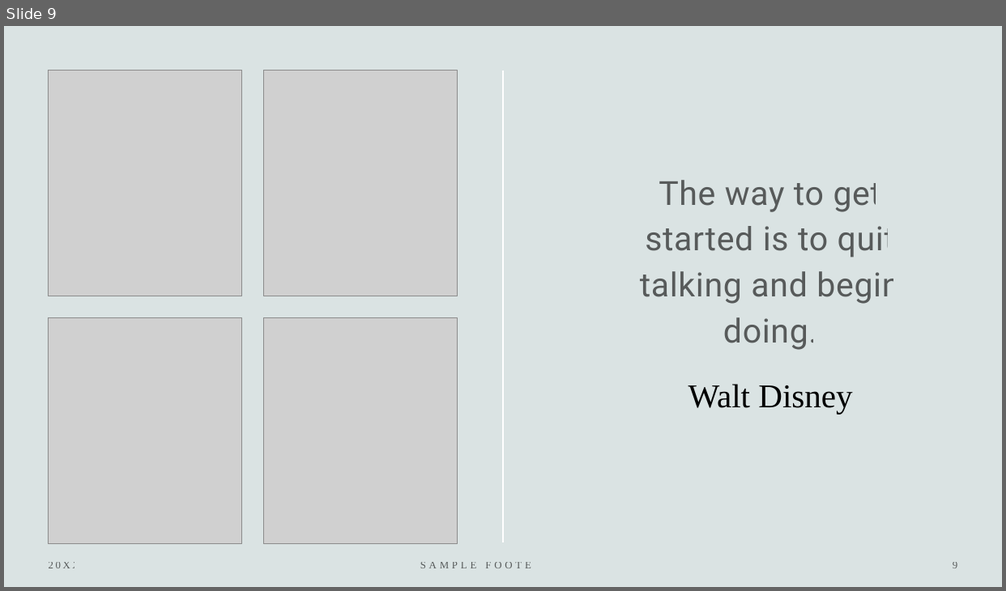
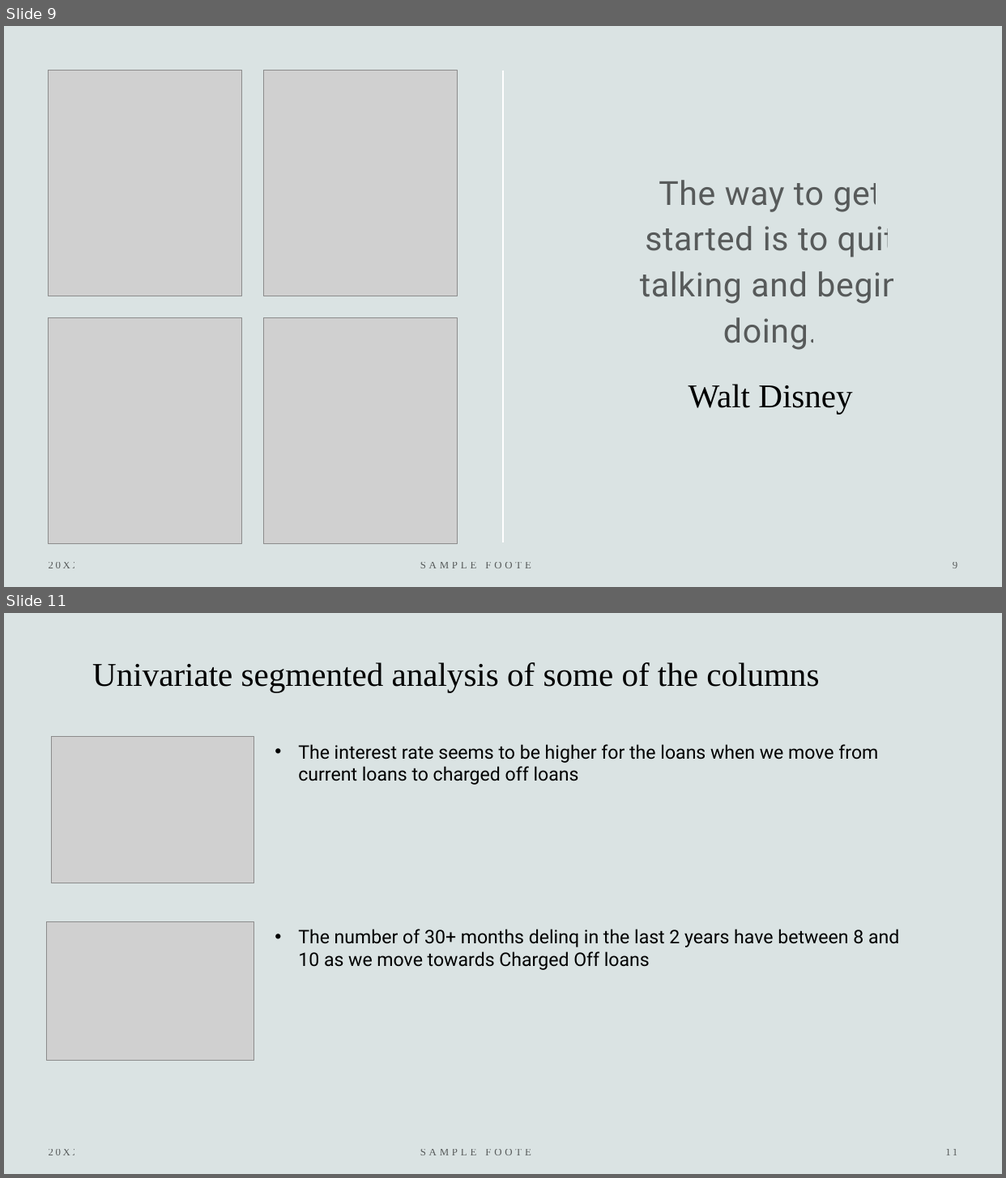
Before and after one commit to nikhil-mothkuri/Lending_Case_Study_Upgrad, a slide deck: Lending Case Study.pptx. Shown one above the other, each under a label of ours: slide 9 before the commit, slides 9 and 11 after it; the slides between them are not shown. The pictures are 1006x591 and 1006x1178 pixels, drawn with LibreOffice and Linux fonts; fonts in the diff are those of the drawing; grey boxes stand for pictures. Boxes give left, top, right and bottom in pixels: in the first picture for what was removed or moved away, otherwise in the second. Text is boxed around its words. In the diff, an @@ line names an element or a change of style, - is before the commit and + after.

```diff
--- a/Lending Case Study.pptx
+++ b/Lending Case Study.pptx
@@ slide 11 added at (4,613,1002,1174), background #DAE3E3 @@
@@ title added at (92,662,819,692), 32 pt, text #000000 @@
+Univariate segmented analysis of some of the columns
@@ picture added at (51,736,254,884) @@
@@ text added at (298,744,878,785), 18 pt, text #000000 @@
+• The interest rate seems to be higher for the loans when we move from current loans to charged off loans
@@ picture added at (47,922,254,1060) @@
@@ text added at (298,929,899,970), 18 pt, text #000000 @@
+• The number of 30+ months delinq in the last 2 years have between 8 and 10 as we move towards Charged Off loans
@@ text added at (49,1149,80,1156), 10 pt, text #000000 at 60% opacity @@
+20XX
@@ text added at (420,1149,541,1156), 10 pt, text #000000 at 60% opacity @@
+SAMPLE FOOTER TEXT
@@ page number added at (945,1149,957,1156), 10 pt, text #000000 at 60% opacity @@
+11
```
Also in this commit, not shown: 2 other slides added.
